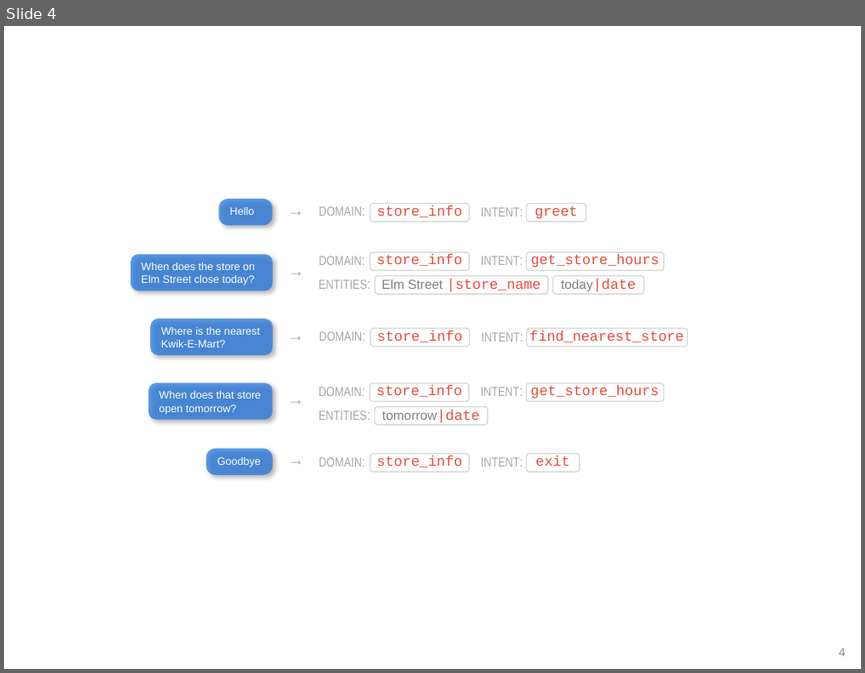
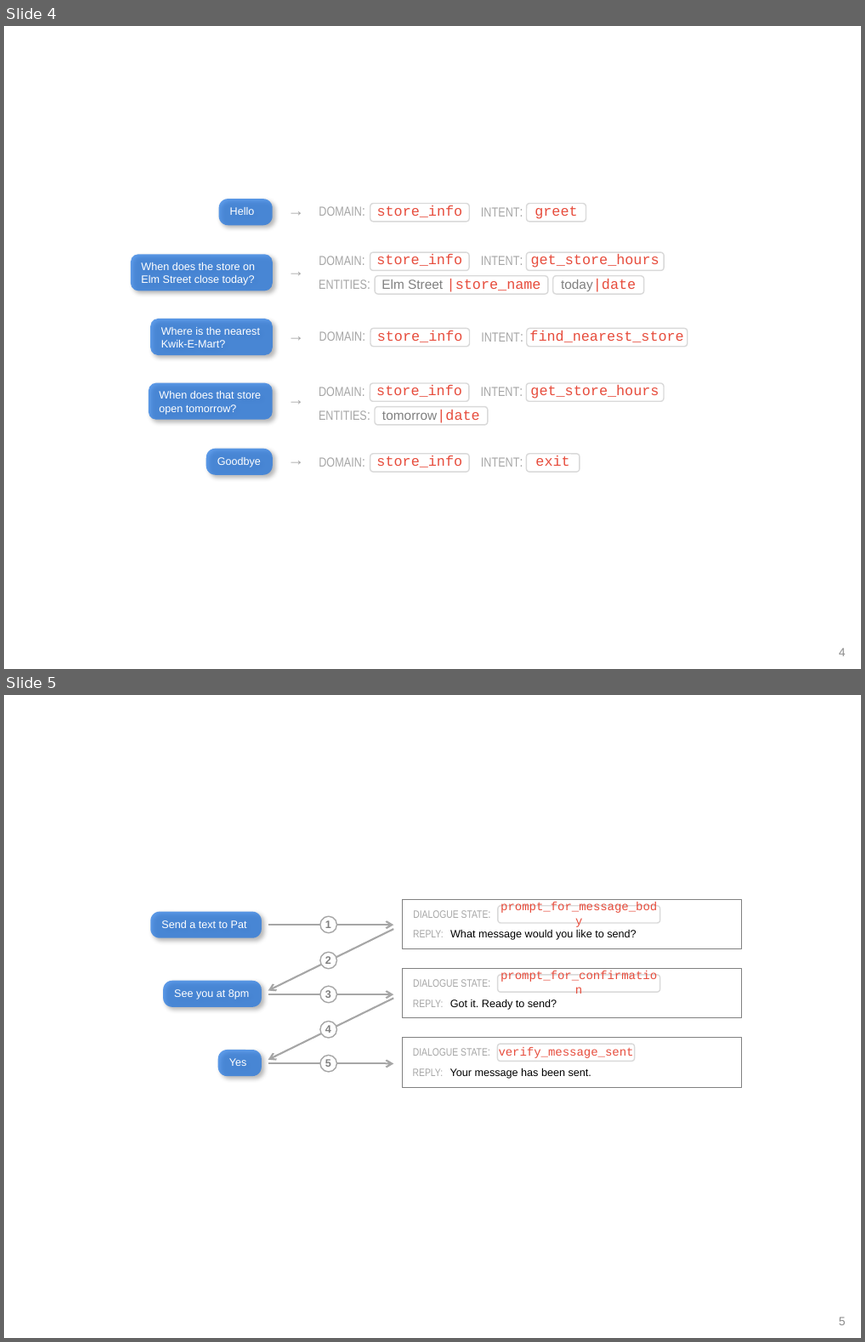
Before and after one commit to cisco/mindmeld, a slide deck: docs/source/images/images.pptx. Shown one above the other, each under a label of ours: slide 4 before the commit, slides 4 and 5 after it. The pictures are 865x673 and 865x1342 pixels, drawn with LibreOffice and Linux fonts; fonts in the diff are those of the drawing. Boxes give left, top, right and bottom in pixels: in the first picture for what was removed or moved away, otherwise in the second. Text is boxed around its words. In the diff, an @@ line names an element or a change of style, - is before the commit and + after.

```diff
--- a/docs/source/images/images.pptx
+++ b/docs/source/images/images.pptx
@@ slide 5 added at <box>4,695,861,1338</box>, background #FFFFFF @@
@@ group added at <box>150,899,742,1087</box>: 11 texts, 9 rounded rectangles, 5 arrows, 5 ellipses @@
+Send a text to Pat
+DIALOGUE STATE:
+prompt_for_message_body
+REPLY: What message would you like to send?
+DIALOGUE STATE:
+prompt_for_confirmation
+REPLY: Got it. Ready to send?
+DIALOGUE STATE:
+verify_message_sent
+REPLY: Your message has been sent.
+1
+2
+See you at 8pm
+Yes
+3
+4
+5
@@ page number added at <box>839,1316,846,1325</box>, 10 pt, text #8C8C8C @@
+5
```
Also in this commit, not shown: 2 other slides added, 9 other files.
